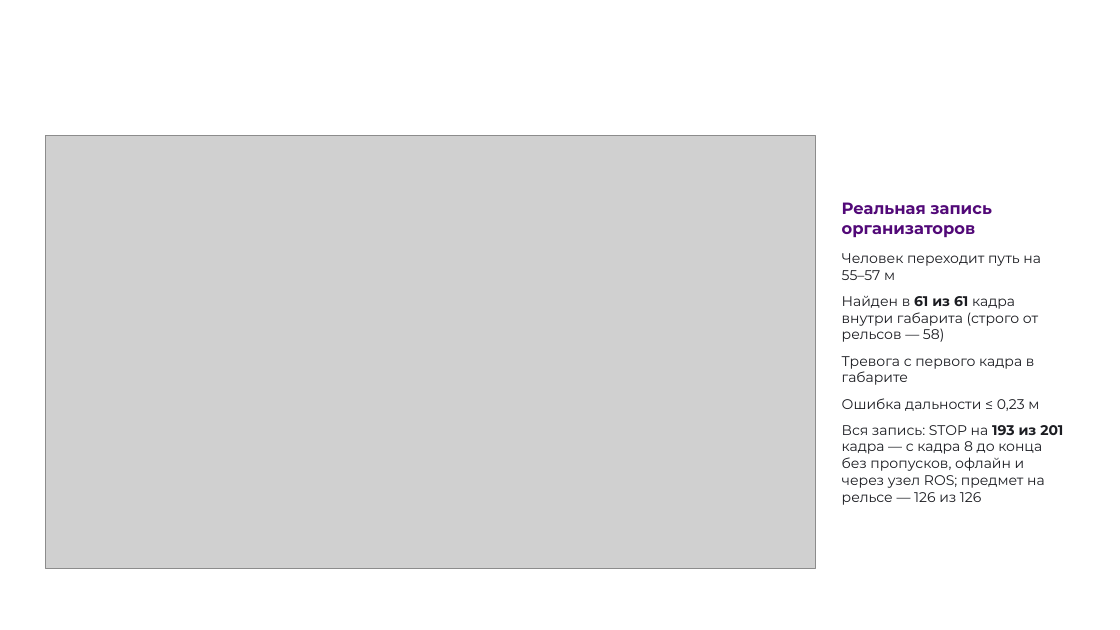
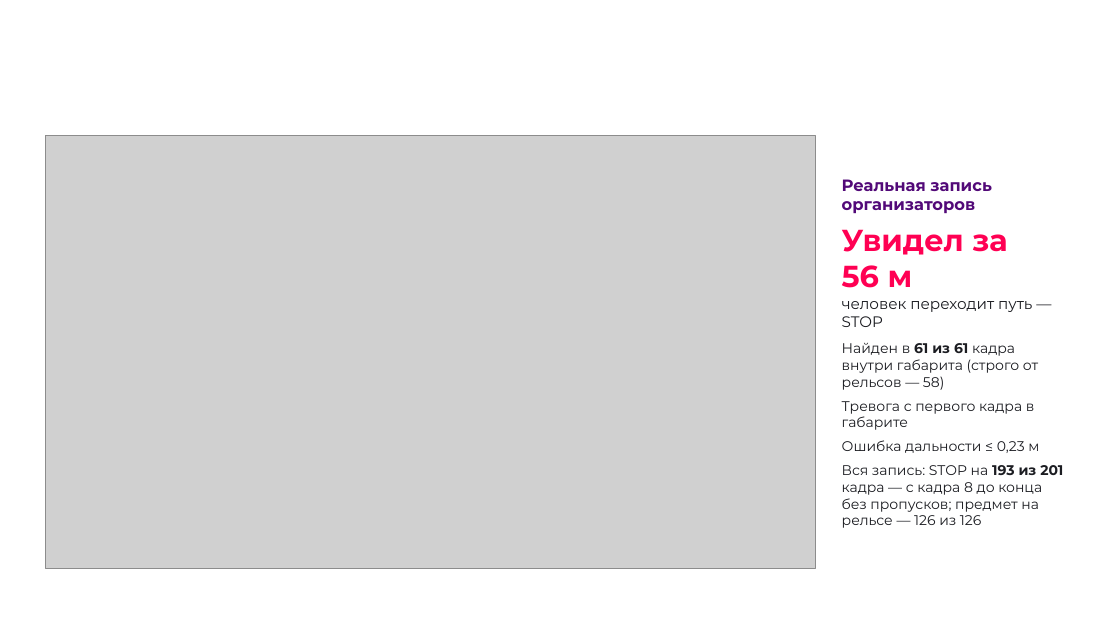
Before and after one commit to pmixay/ReSense, a slide deck: slide 9 of docs/presentation/ReSense_LCT2026.pptx. Drawn at 1120x630 pixels with LibreOffice and Linux fonts; fonts in the diff are those of the drawing; grey boxes stand for pictures; background and template pictures are left out. Boxes give left, top, right and bottom in pixels: in the first picture for what was removed or moved away, otherwise in the second. Text is boxed around its words. In the diff, an @@ line names an element or a change of style, - is before the commit and + after.

```diff
--- a/docs/presentation/ReSense_LCT2026.pptx
+++ b/docs/presentation/ReSense_LCT2026.pptx
@@ text at [842, 229, 1032, 327]: text changed; size 12 to 13 pt @@
-Человек переходит путь на 55–57 м
+Увидел за 56 м
+человек переходит путь — STOP
@@ text at [842, 401, 1039, 453]: less space between paragraphs @@
@@ text at [842, 465, 1063, 528]: text changed @@
-Вся запись: STOP на 193 из 201 кадра — с кадра 8 до конца без пропусков, офлайн и через узел ROS; предмет на рельсе — 126 из 126
+Вся запись: STOP на 193 из 201 кадра — с кадра 8 до конца без пропусков; предмет на рельсе — 126 из 126
```
Also in this commit, not shown: 11 other slides changed, 2 other files.
